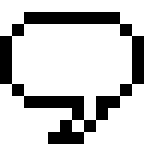
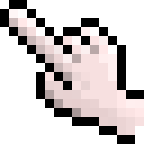
The second 144×144 image is a revision of the first. Changes to its layers:
added layer "pointingHand.png" above "Layer #2" over <box>0,0,144,144</box>
hid "Layer #2", painted on it over <box>0,9,144,144</box>
